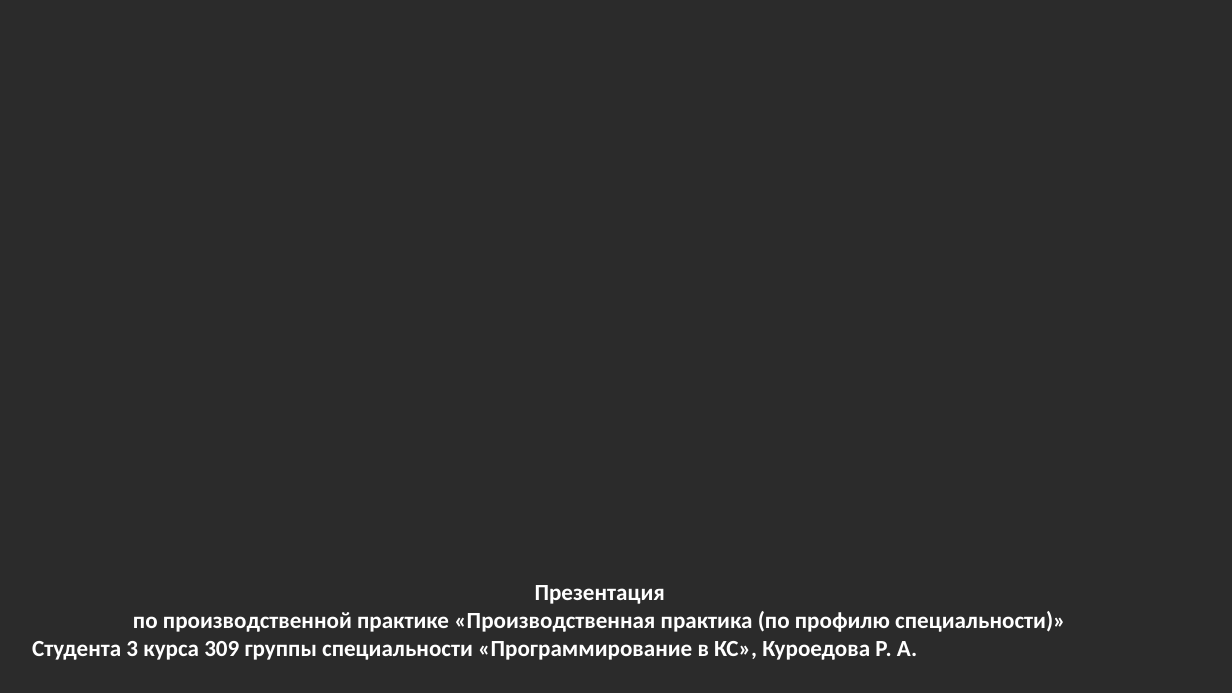
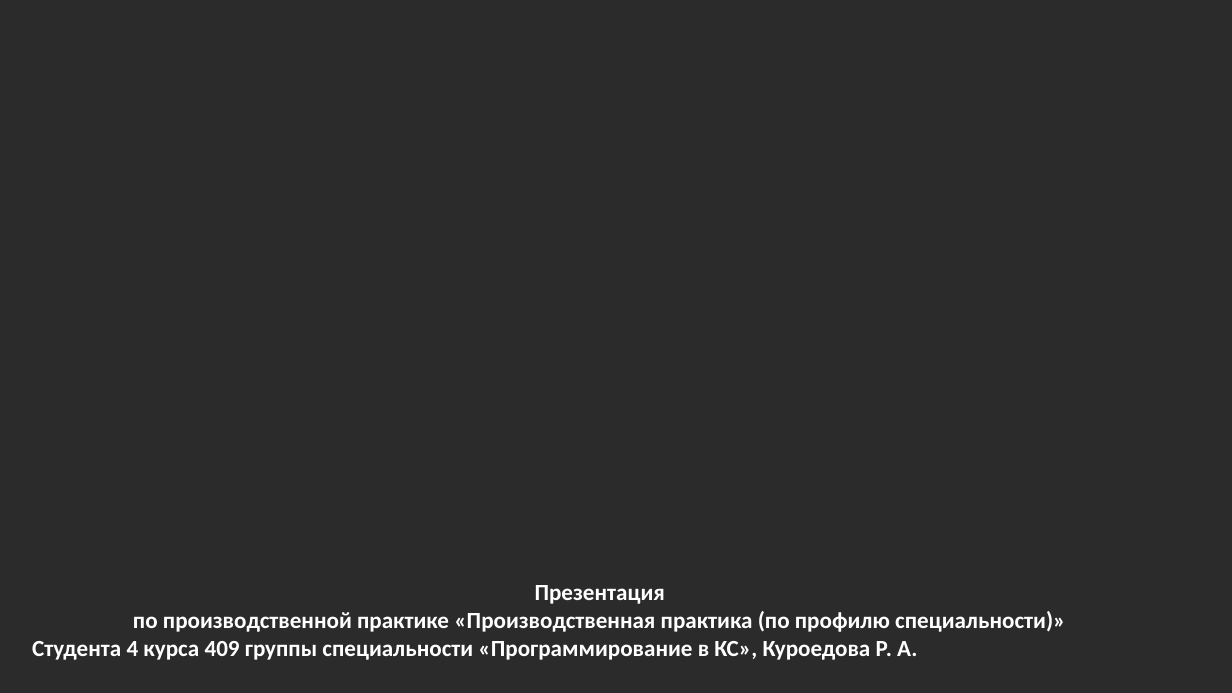
Before and after one commit to Romedov/Industrial-practice, a slide deck: slide 1 of PractProject 4-1/Портянка 1/prezentatsia_1_praktika.pptx. Drawn at 1232x693 pixels with LibreOffice and Linux fonts; fonts in the diff are those of the drawing; background and template pictures are left out; a plain dark background stands for a picture behind light text. Boxes give left, top, right and bottom in pixels: in the first picture for what was removed or moved away, otherwise in the second. Text is boxed around its words. In the diff, an @@ line names an element or a change of style, - is before the commit and + after.

```diff
--- a/PractProject 4-1/Портянка 1/prezentatsia_1_praktika.pptx
+++ b/PractProject 4-1/Портянка 1/prezentatsia_1_praktika.pptx
@@ text at (32,641,917,660): text changed @@
-Студента 3 курса 309 группы специальности «Программирование в КС», Куроедова Р. А.
+Студента 4 курса 409 группы специальности «Программирование в КС», Куроедова Р. А.
```
Also in this commit, not shown: 4 other slides changed, 2 slides added, 1 slide removed.
